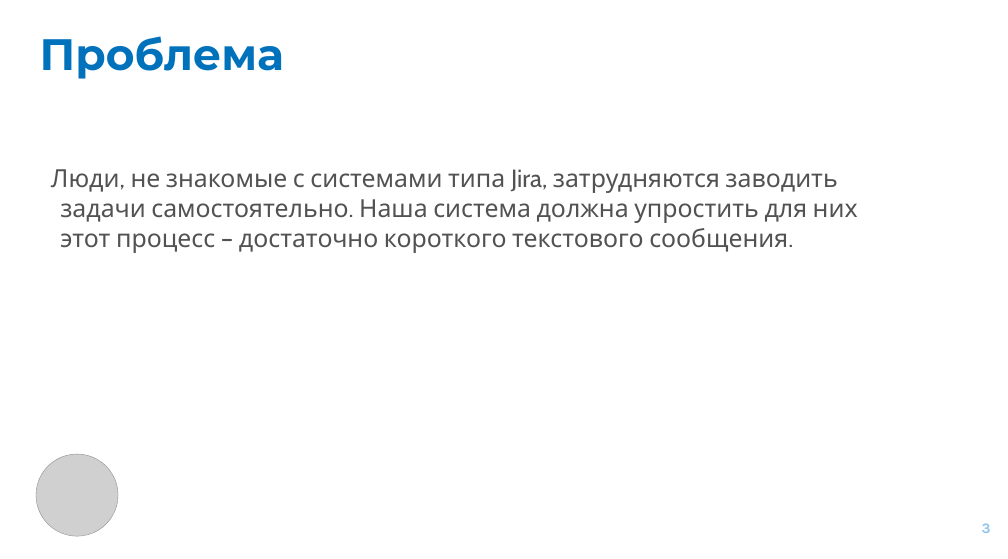
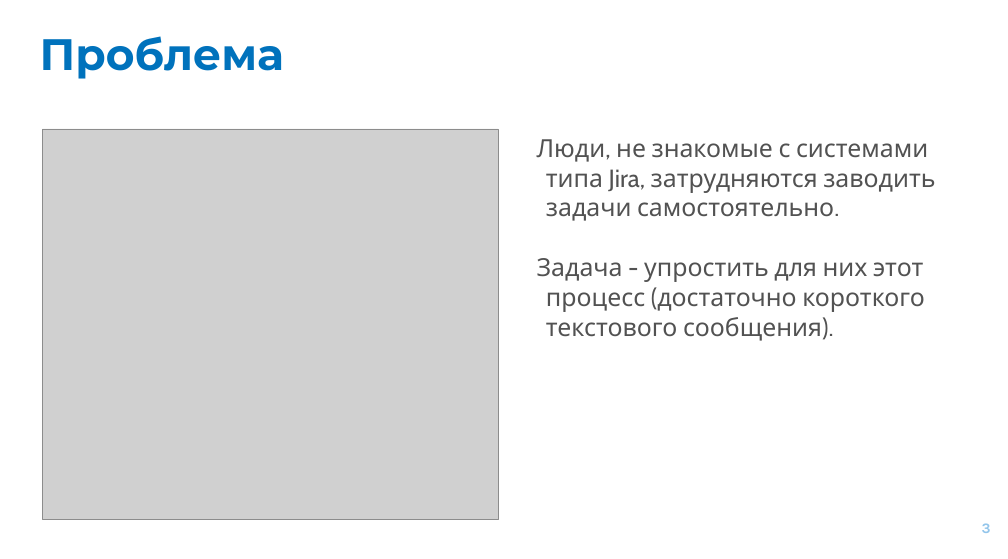
Before and after one commit to deeleel/weeek-hackathon, a slide deck: slide 3 of Авоська и Небоська_weeek.pptx. Drawn at 1008x559 pixels with LibreOffice and Linux fonts; fonts in the diff are those of the drawing; grey boxes stand for pictures. Boxes give left, top, right and bottom in pixels: in the first picture for what was removed or moved away, otherwise in the second. Text is boxed around its words. In the diff, an @@ line names an element or a change of style, - is before the commit and + after.

```diff
--- a/Авоська и Небоська_weeek.pptx
+++ b/Авоська и Небоська_weeek.pptx
@@ picture added at box(43, 129, 498, 519) @@
@@ text at box(537, 139, 935, 341): text changed @@
-Люди, не знакомые с системами типа Jira, затрудняются заводить задачи самостоятельно. Наша система должна упростить для них этот процесс – достаточно короткого текстового сообщения.
+Люди, не знакомые с системами типа Jira, затрудняются заводить задачи самостоятельно.
+Задача - упростить для них этот процесс (достаточно короткого текстового сообщения).
@@ picture removed at box(36, 454, 118, 536) @@
```
Also in this commit, not shown: 4 other slides changed, 2 slides added, 2 slides removed.
